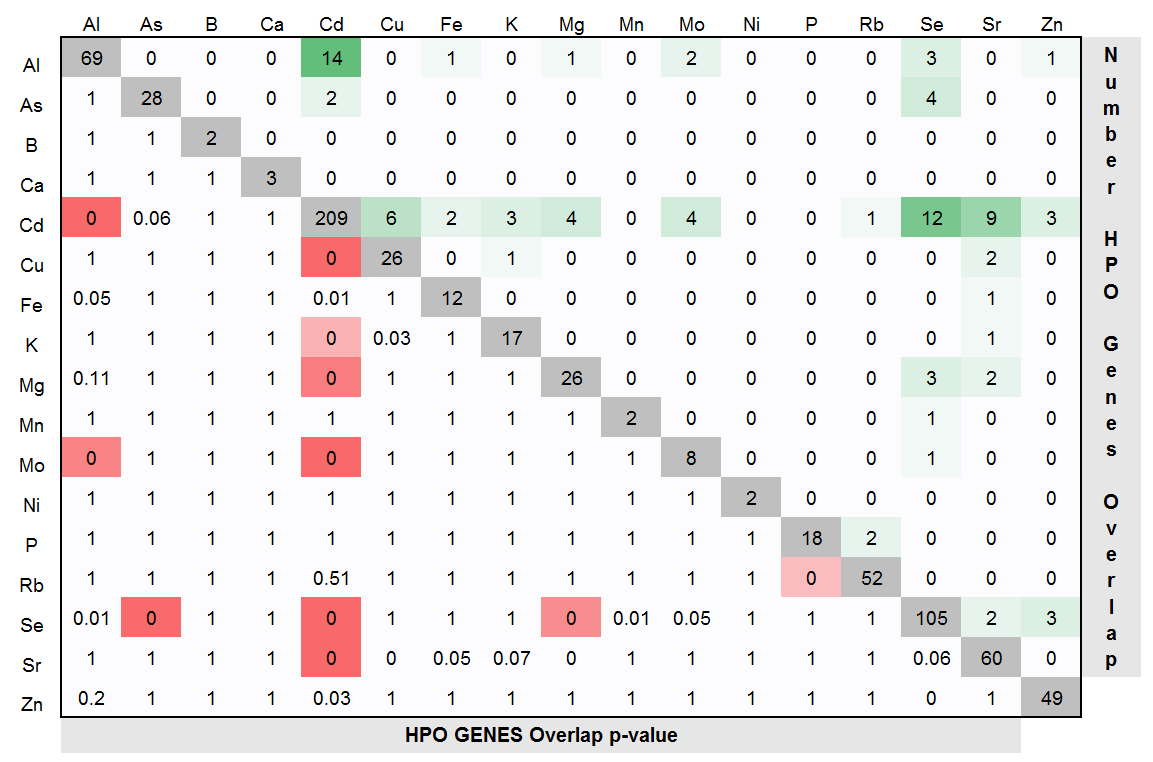
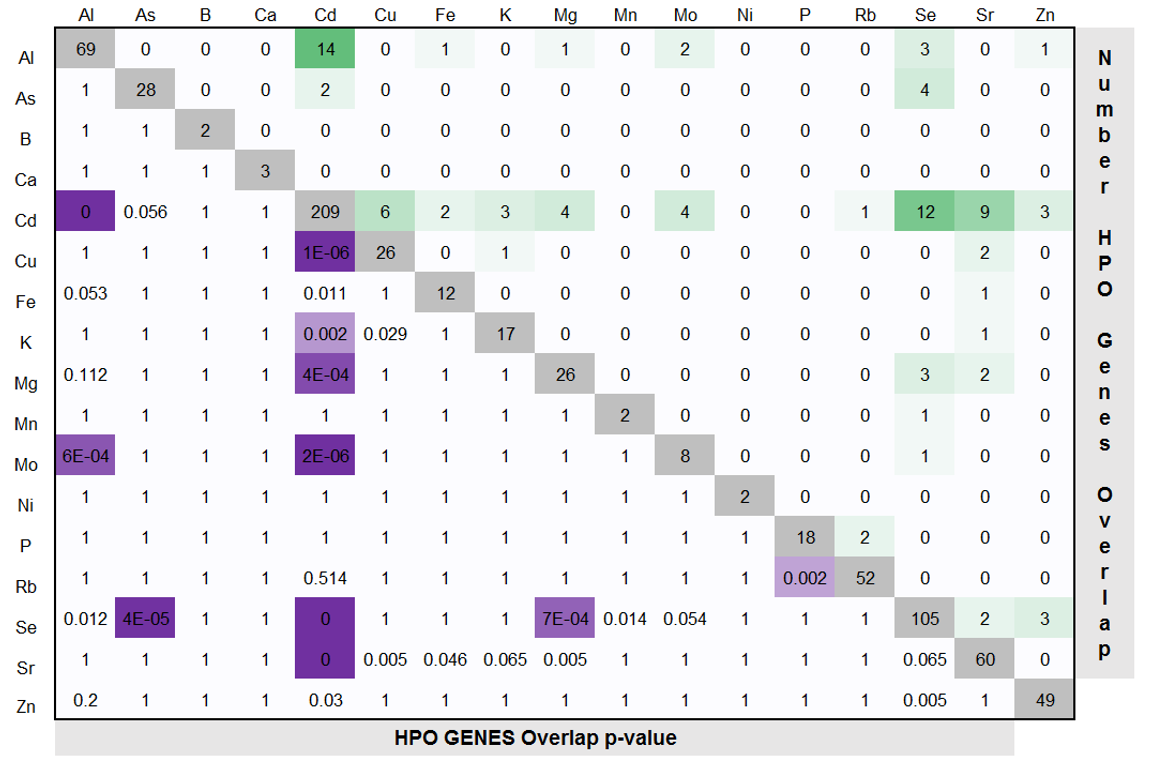
Layers edited between the first and the second w=1153, h=762 image:
removed layer "Pasted Layer" over [14,8,1141,756]
added layer "Pasted Layer #3" above "Layer" over [14,8,1141,756]
added layer "Layer" over [14,8,1141,756]
